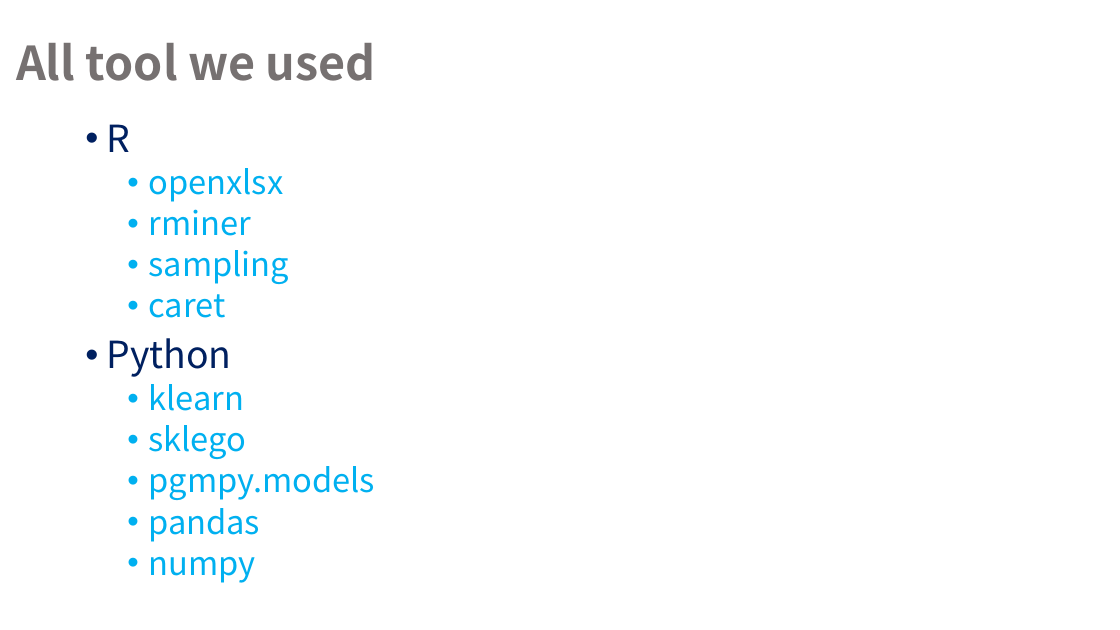
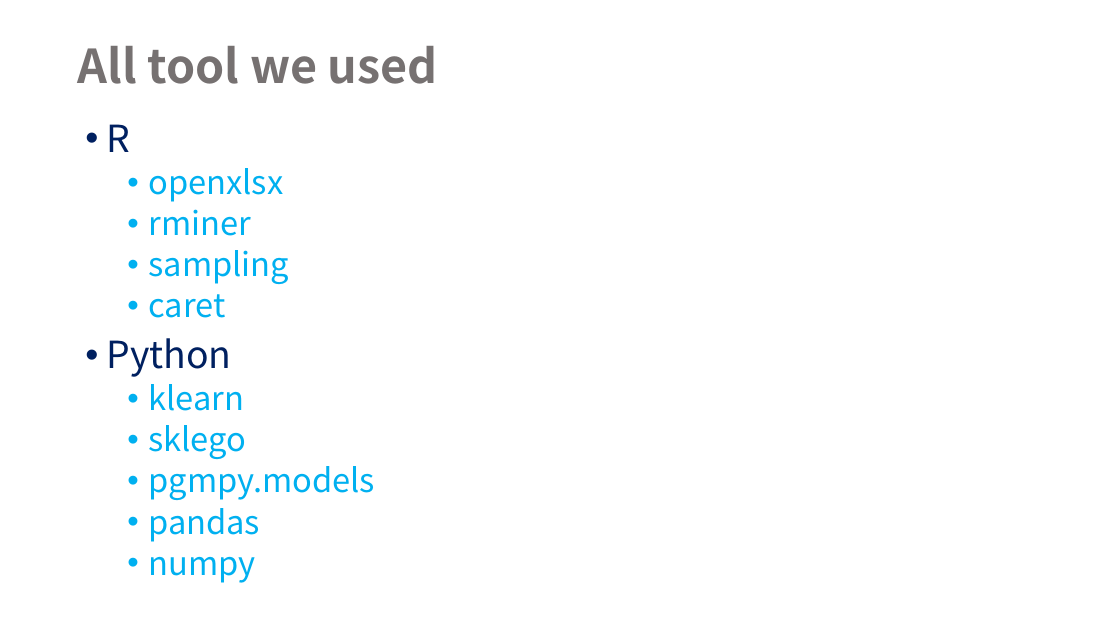
Before and after one commit to 1102-NCCUbioinf/finalproject-final_project_group3, a slide deck: slide 12 of results/final_Project 0616.pptx. Drawn at 1120x630 pixels with LibreOffice and Linux fonts; fonts in the diff are those of the drawing. Boxes give left, top, right and bottom in pixels: in the first picture for what was removed or moved away, otherwise in the second. Text is boxed around its words. In the diff, an @@ line names an element or a change of style, - is before the commit and + after.

```diff
--- a/results/final_Project 0616.pptx
+++ b/results/final_Project 0616.pptx
@@ title "All tool we used": place and size @@
-title "All tool we used" at (16,43,376,81)
+title "All tool we used" at (78,46,438,84)
```
Also in this commit, not shown: 4 other slides changed.
